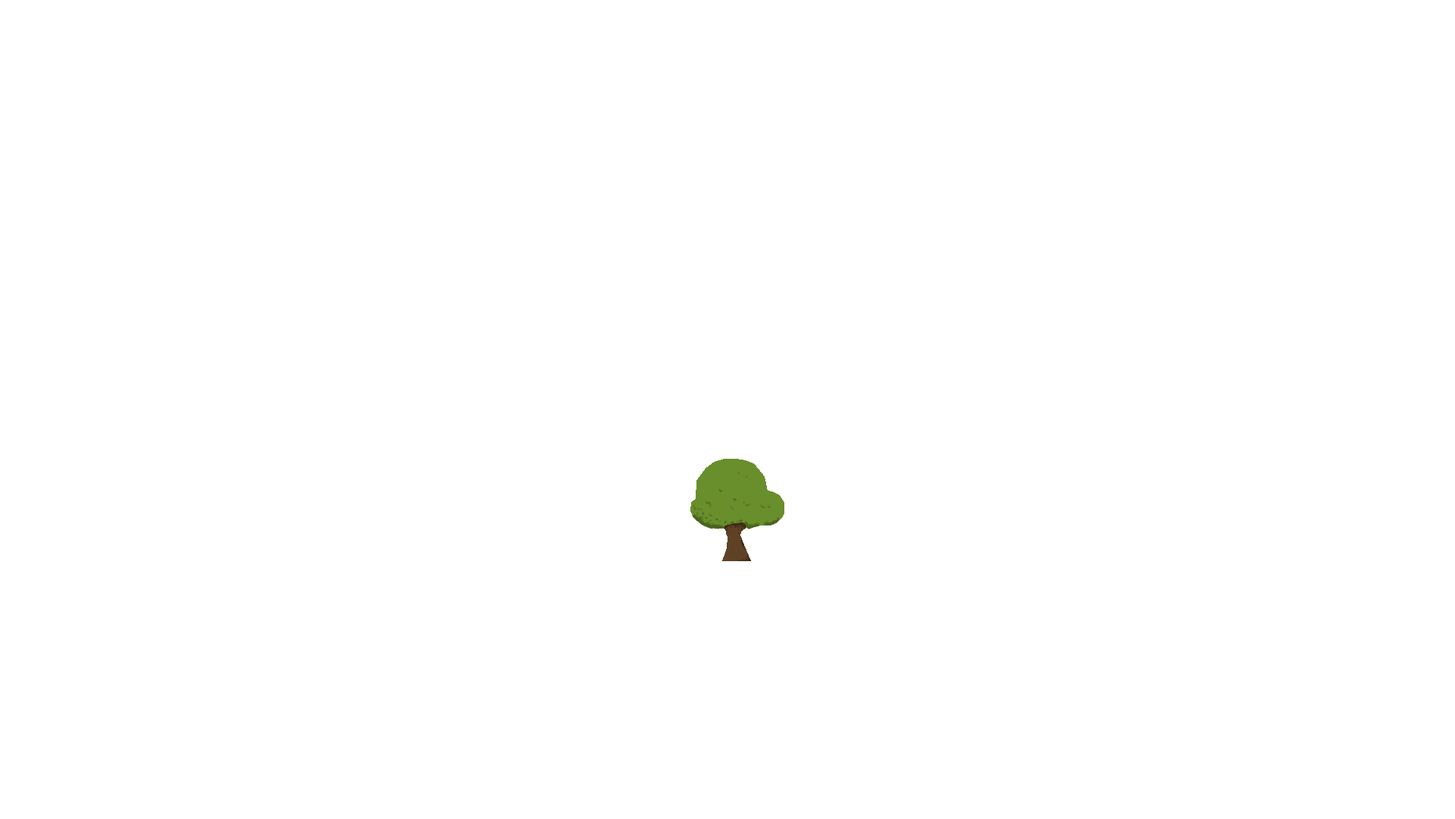
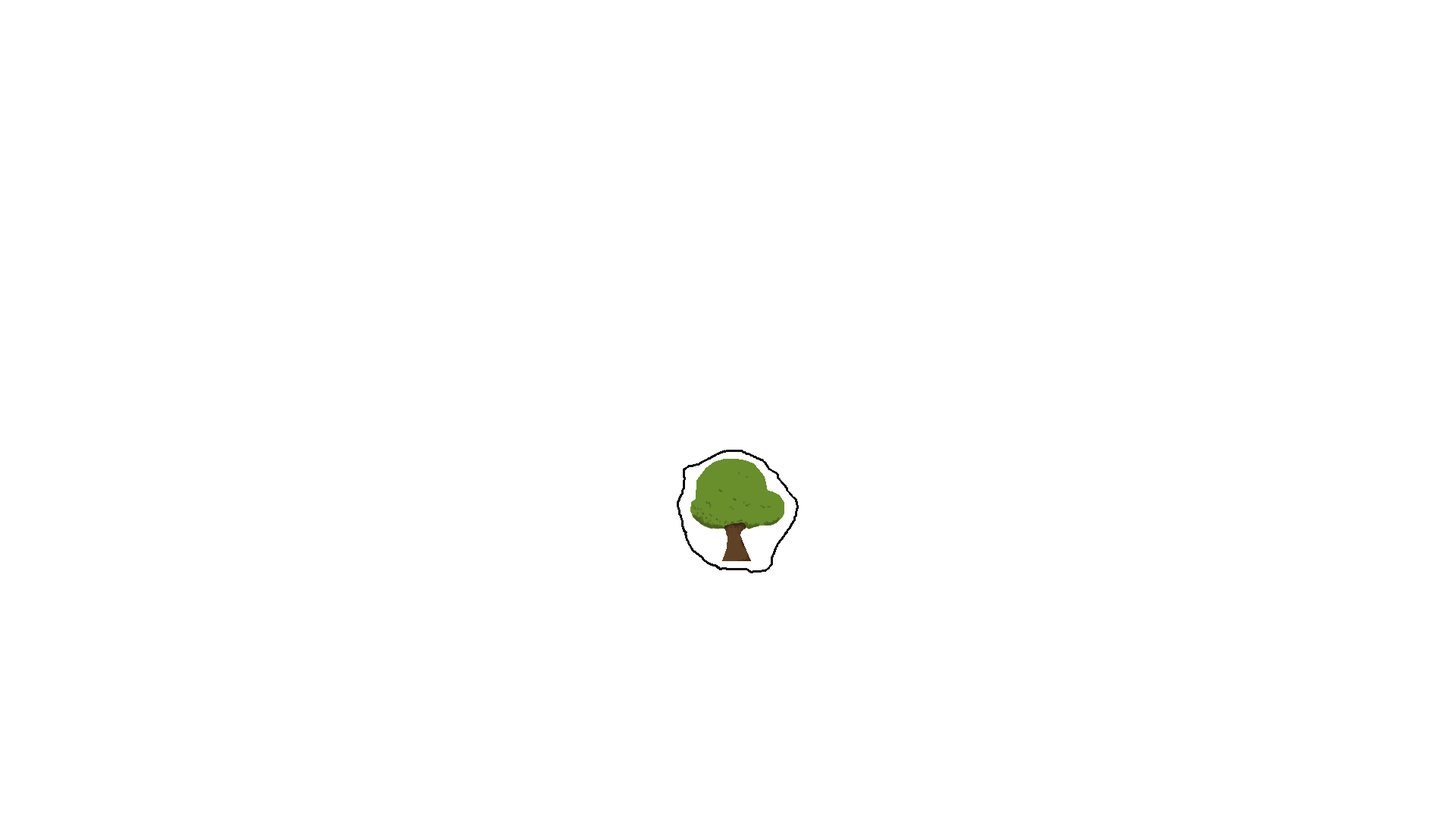
Comparing the layer stacks of the two (1455, 819) images. Changes:
painted on "Back" over box(676, 449, 799, 574)
